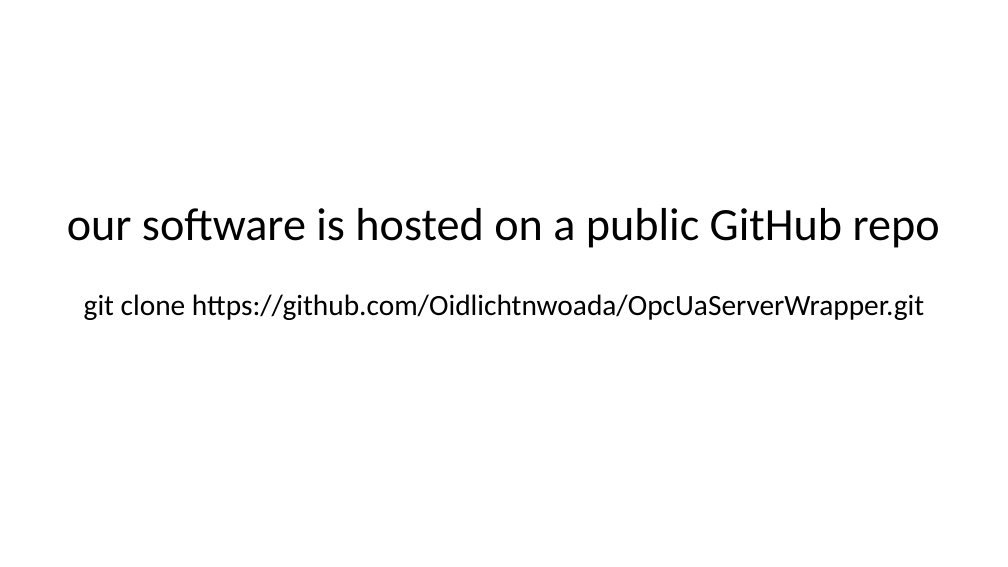
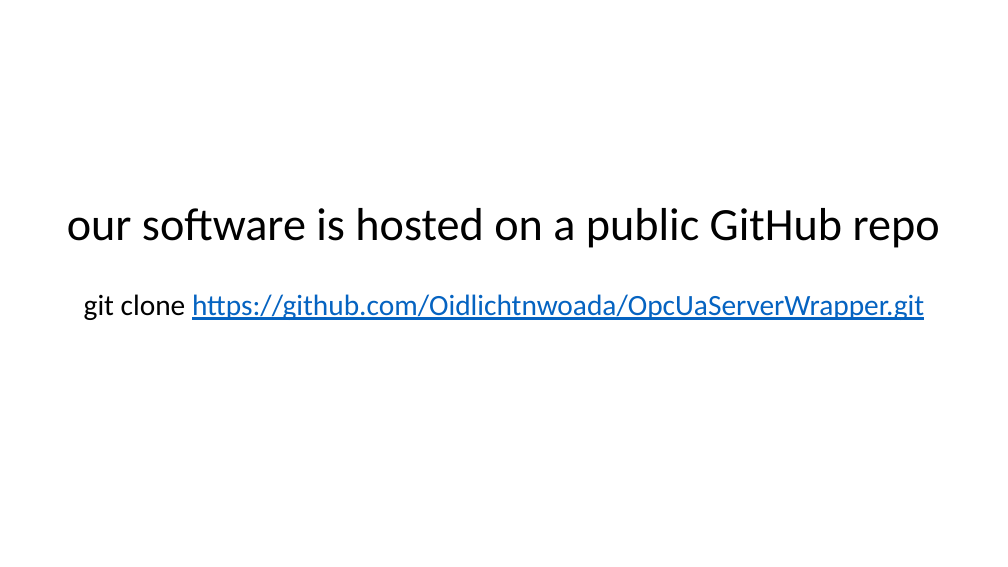
Before and after one commit to Oidlichtnwoada/OpcUaServerWrapper, a slide deck: slide 4 of presentation/presentation.pptx. Drawn at 1008x567 pixels with LibreOffice and Linux fonts; fonts in the diff are those of the drawing. Boxes give left, top, right and bottom in pixels: in the first picture for what was removed or moved away, otherwise in the second. Text is boxed around its words. In the diff, an @@ line names an element or a change of style, - is before the commit and + after.

```diff
--- a/presentation/presentation.pptx
+++ b/presentation/presentation.pptx
@@ text "git clone https://github.com/Oidlichtnwoada/OpcUaServerWrapp ..." at <box>84,294,924,320</box>: text colour #000000 to #0563C1, underline on in "https://github.com/Oidlichtnwoada/OpcUaServerWrapper.git" @@
```
Also in this commit, not shown: 3 other slides changed, 2 other files.
